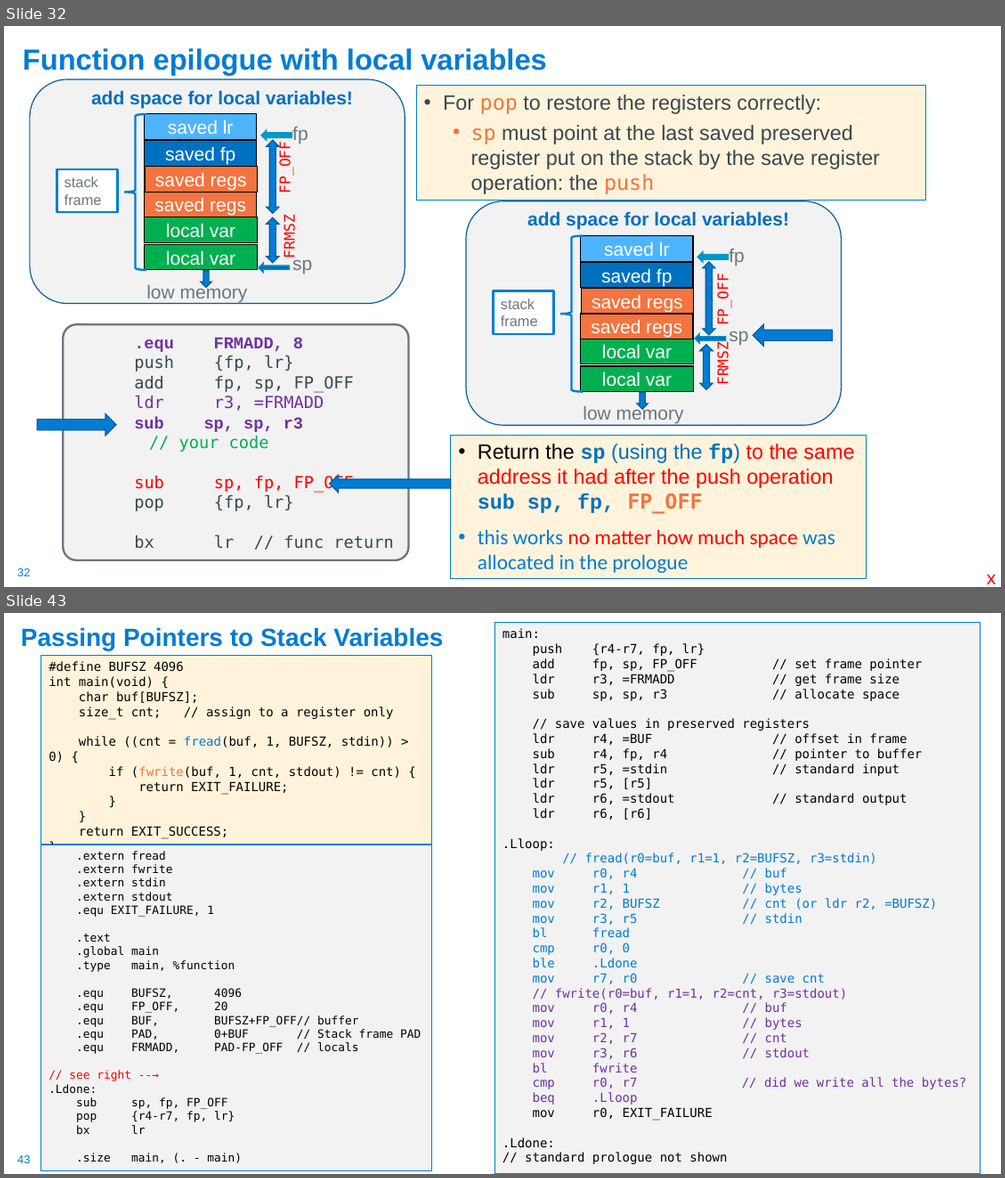
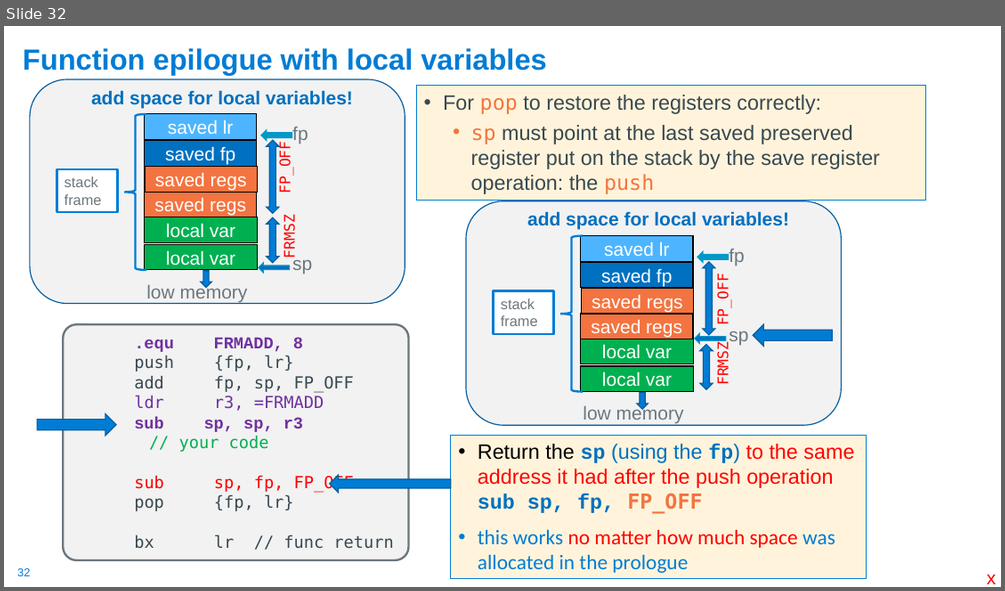
Before and after one commit to cse30-fa22/Muller_CSE30_Lecture_Slides, a slide deck: 09_Assm_Part4.pptx. Shown one above the other, each under a label of ours: slides 32 and 43 before the commit, slide 32 after it; the slides between them are not shown. The pictures are 1005x1178 and 1005x591 pixels, drawn with LibreOffice and Linux fonts; fonts in the diff are those of the drawing. Boxes give left, top, right and bottom in pixels: in the first picture for what was removed or moved away, otherwise in the second. Text is boxed around its words. In the diff, an @@ line names an element or a change of style, - is before the commit and + after.

```diff
--- a/09_Assm_Part4.pptx
+++ b/09_Assm_Part4.pptx
@@ slide 43 removed at (4,613,1001,1174), background #FFFFFF; not listed: 1 template element that a slide beside it also shows @@
@@ title removed at (21,627,443,651) @@
-Passing Pointers to Stack Variables
@@ rectangle removed at (495,623,979,1174) @@
-main:
-push {r4-r7, fp, lr}
-add fp, sp, FP_OFF // set frame pointer
-ldr r3, =FRMADD // get frame size
-sub sp, sp, r3 // allocate space
-// save values in preserved registers
-ldr r4, =BUF // offset in frame
-sub r4, fp, r4 // pointer to buffer
-ldr r5, =stdin // standard input
-ldr r5, [r5]
-ldr r6, =stdout // standard output
-ldr r6, [r6]
-.Lloop:
-// fread(r0=buf, r1=1, r2=BUFSZ, r3=stdin)
-mov r0, r4 // buf
-mov r1, 1 // bytes
-mov r2, BUFSZ // cnt (or ldr r2, =BUFSZ)
-mov r3, r5 // stdin
-bl fread
-cmp r0, 0
-ble .Ldone
-mov r7, r0 // save cnt
-// fwrite(r0=buf, r1=1, r2=cnt, r3=stdout)
-mov r0, r4 // buf
-mov r1, 1 // bytes
-mov r2, r7 // cnt
-mov r3, r6 // stdout
-bl fwrite
-cmp r0, r7 // did we write all the bytes?
-beq .Lloop
-mov r0, EXIT_FAILURE
-.Ldone:
-// standard prologue not shown
@@ rectangle removed at (41,656,432,844) @@
-#define BUFSZ 4096
-int main(void) {
-char buf[BUFSZ];
-size_t cnt; // assign to a register only
-while ((cnt = fread(buf, 1, BUFSZ, stdin)) > 0) {
-if (fwrite(buf, 1, cnt, stdout) != cnt) {
-return EXIT_FAILURE;
-}
-}
-return EXIT_SUCCESS;
-}
@@ rectangle removed at (41,844,432,1171) @@
-.extern fread
-.extern fwrite
-.extern stdin
-.extern stdout
-.equ EXIT_FAILURE, 1
-.text
-.global main
-.type main, %function
-.equ BUFSZ, 4096
-.equ FP_OFF, 20
-.equ BUF, BUFSZ+FP_OFF// buffer
-.equ PAD, 0+BUF // Stack frame PAD
-.equ FRMADD, PAD-FP_OFF // locals
-// see right --→
-.Ldone:
-sub sp, fp, FP_OFF
-pop {r4-r7, fp, lr}
-bx lr
-.size main, (. - main)
```
Also in this commit, not shown: 8 slides changed, 4 slides added, 40 other slides removed, 3 other files.
